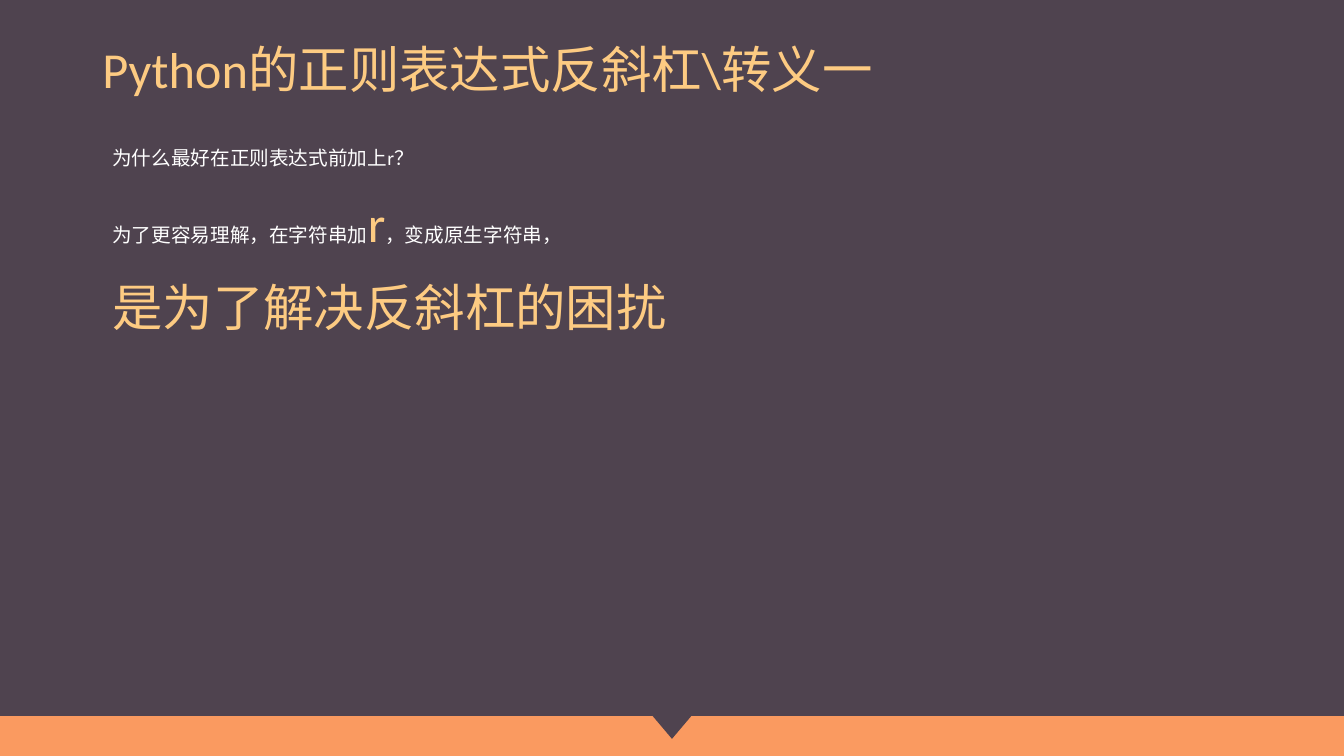
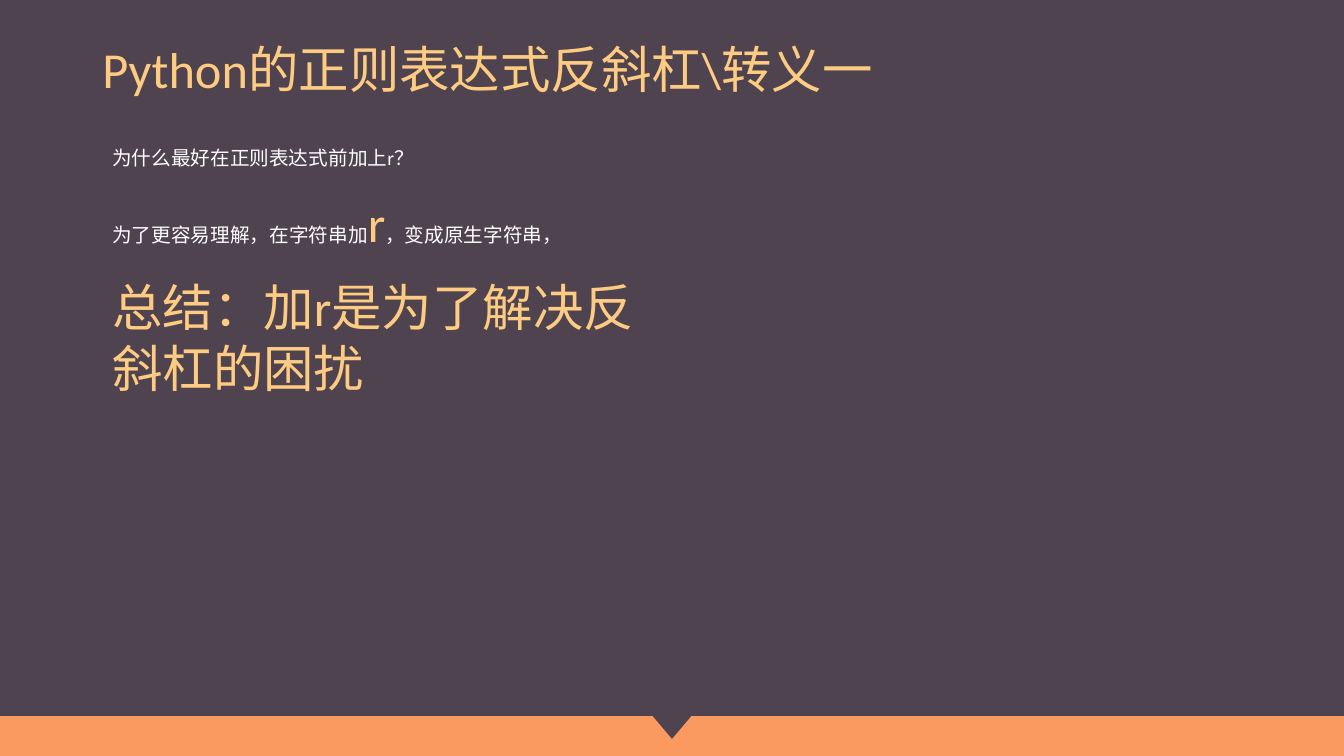
Before and after one commit to Wu-jiaming/-ppt, a slide deck: slide 44 of 正则表达式.pptx (slide 18 before the commit). Drawn at 1344x756 pixels with LibreOffice and Linux fonts; fonts in the diff are those of the drawing. Boxes give left, top, right and bottom in pixels: in the first picture for what was removed or moved away, otherwise in the second. Text is boxed around its words. In the diff, an @@ line names an element or a change of style, - is before the commit and + after.

```diff
--- a/正则表达式.pptx
+++ b/正则表达式.pptx
@@ text at [112,283,634,330]: text changed @@
-是为了解决反斜杠的困扰
+总结：加r是为了解决反斜杠的困扰
```
Also in this commit, not shown: 15 other slides changed, 7 slides added, 6 slides removed.
